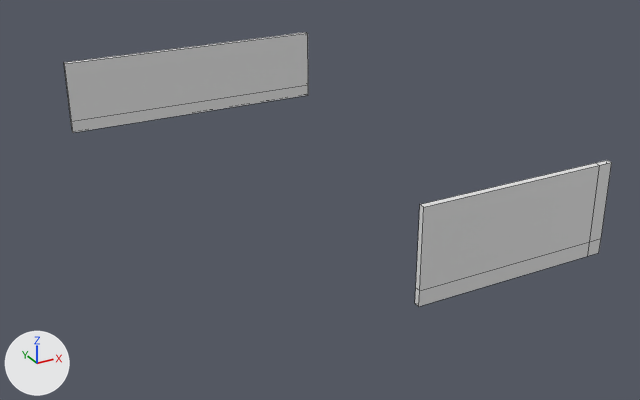
Before and after pictures for a commit that changed the Blender file 1_CAD/1_HOME/1_Options/Option-2/House_Option-2_From_Blender.blend.
Rendered twice from a camera (50 mm lens) standing at (-16.7, -43.1, 15.2) and looking at (0.6, -11.8, -0.4). The lights are fixed; the arrows at lower left show +X, +Y and +Z. Mesh edges are drawn as thin lines.

In view in the first picture: 'Wall-1', 'Wall-2'.
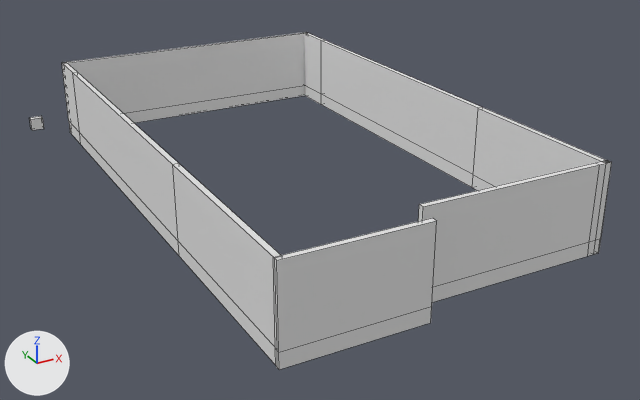
The newer file is also turned or shifted as a whole; pictures and numbers use the older file's frame.

The change, as a list of edits to the scene's bpy script:
```text
Add me_cube_007:
    me_cube_007.from_pydata(...)  # a box spanning x -0.305..0.305, y -0.305..0.305, z -0.305..0.305
Add me_cube_005:
    me_cube_005.from_pydata(...)  # 26 vertices, 22 faces; spans x -0.63..0.4, y -0.3..0.3, z -0.3..3.35
Add me_cube_004:
    me_cube_004.from_pydata(...)  # 12 vertices, 10 faces; spans x -0.3..0.3, y -0.3..0.3, z -0.3..3.34
Add me_cube_003:
    me_cube_003.from_pydata(...)  # 26 vertices, 24 faces; spans x -0.67..0.4, y -0.3..0.3, z -0.3..3.35
Add ob_cube:
    ob_cube = bpy.data.objects.new('Cube', me_cube_007)
    ob_cube.location = (-8.29, 3.07, 0.18)
    ob_cube.scale = (1.0, 0.502, 1.0)
Add ob_wall_5:
    ob_wall_5 = bpy.data.objects.new('Wall-5', me_cube_005)
    ob_wall_5.location = (6.77, -7.73, 0.31)
    ob_wall_5.rotation_euler = (0.0, 0.0, 1.571)  # degrees (0, 0, 90)
    ob_wall_5.scale = (22.7, 0.376, 1.0)
Add ob_wall_4:
    ob_wall_4 = bpy.data.objects.new('Wall-4', me_cube_004)
    ob_wall_4.location = (-4.28, -22.94, 0.32)
    ob_wall_4.scale = (9.03, 0.376, 1.0)
Add ob_wall_3:
    ob_wall_3 = bpy.data.objects.new('Wall-3', me_cube_003)
    ob_wall_3.location = (-6.89, -7.73, 0.31)
    ob_wall_3.rotation_euler = (0.0, 0.0, 1.571)  # degrees (0, 0, 90)
    ob_wall_3.scale = (22.7, 0.376, 1.0)
```

Changed parts and their boxes [x1, y1, x2, y2] in the pictures (640 x 400 px):
'Wall-3', added: after [62, 62, 280, 365]
'Wall-5', added: after [304, 33, 609, 190]
'Wall-4', added: after [273, 218, 437, 370]
'Cube', added: after [30, 116, 44, 130]
